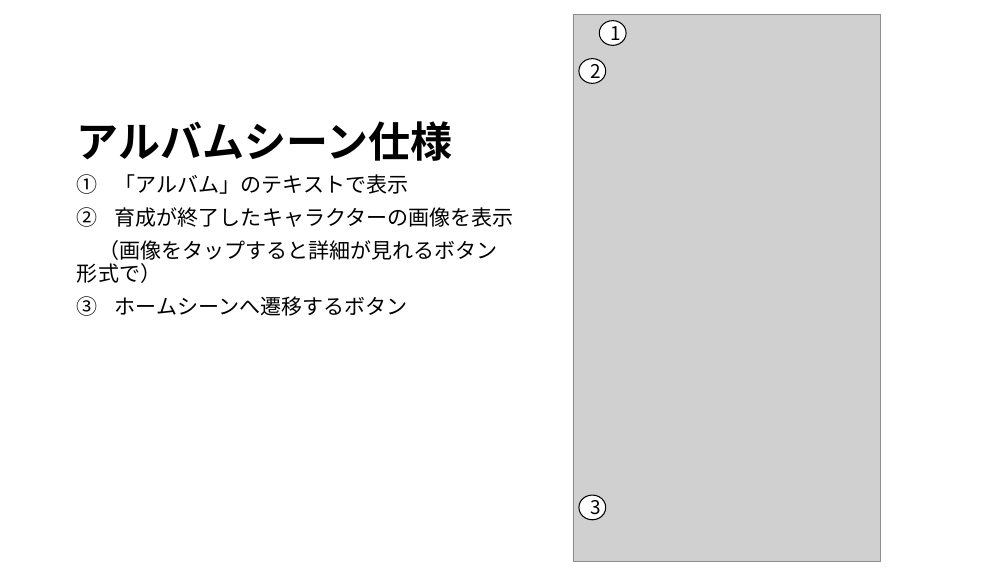
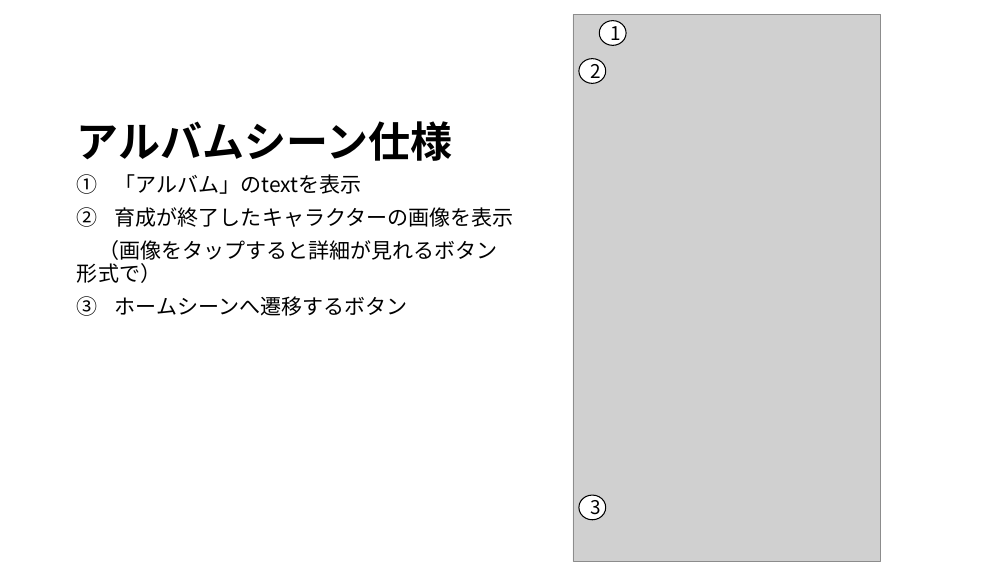
Before and after one commit to JJC-Game/StarChildren, a slide deck: slide 13 of Etc/仕様書/siyousho.pptx (slide 9 before the commit). Drawn at 1008x567 pixels with LibreOffice and Linux fonts; fonts in the diff are those of the drawing; grey boxes stand for pictures. Boxes give left, top, right and bottom in pixels: in the first picture for what was removed or moved away, otherwise in the second. Text is boxed around its words. In the diff, an @@ line names an element or a change of style, - is before the commit and + after.

Commit message:
仕様書、遷移図の編集

```diff
--- a/Etc/仕様書/siyousho.pptx
+++ b/Etc/仕様書/siyousho.pptx
@@ text at (115,174,362,194): text changed @@
-1. 「アルバム」のテキストで表示
+1. 「アルバム」のtextを表示
```
Also in this commit, not shown: 5 other slides changed, 4 slides added, 1 other file.
